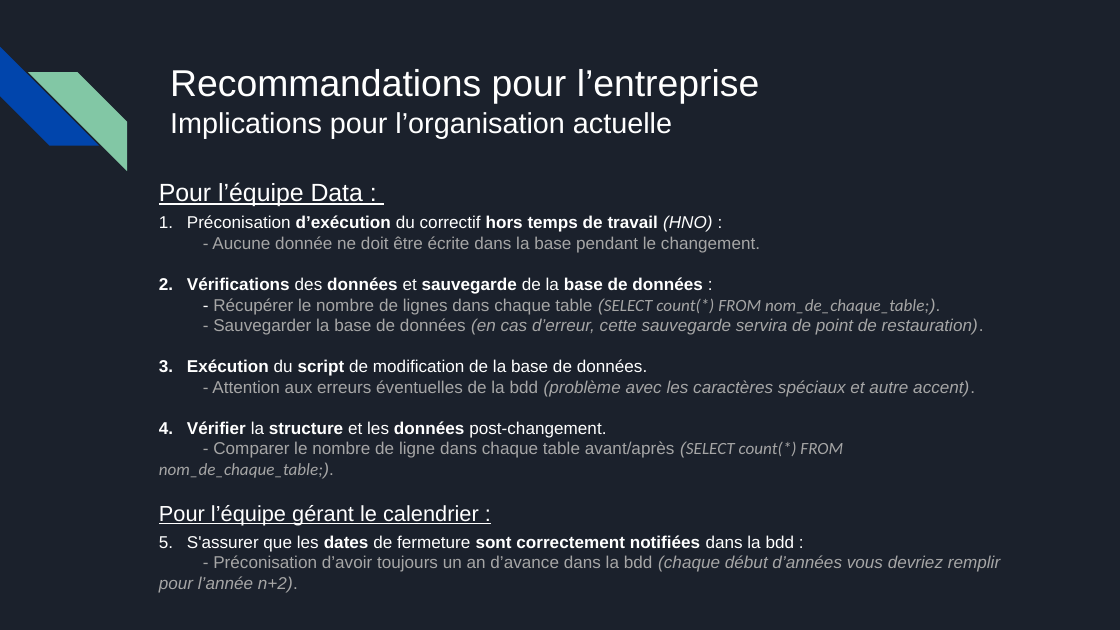
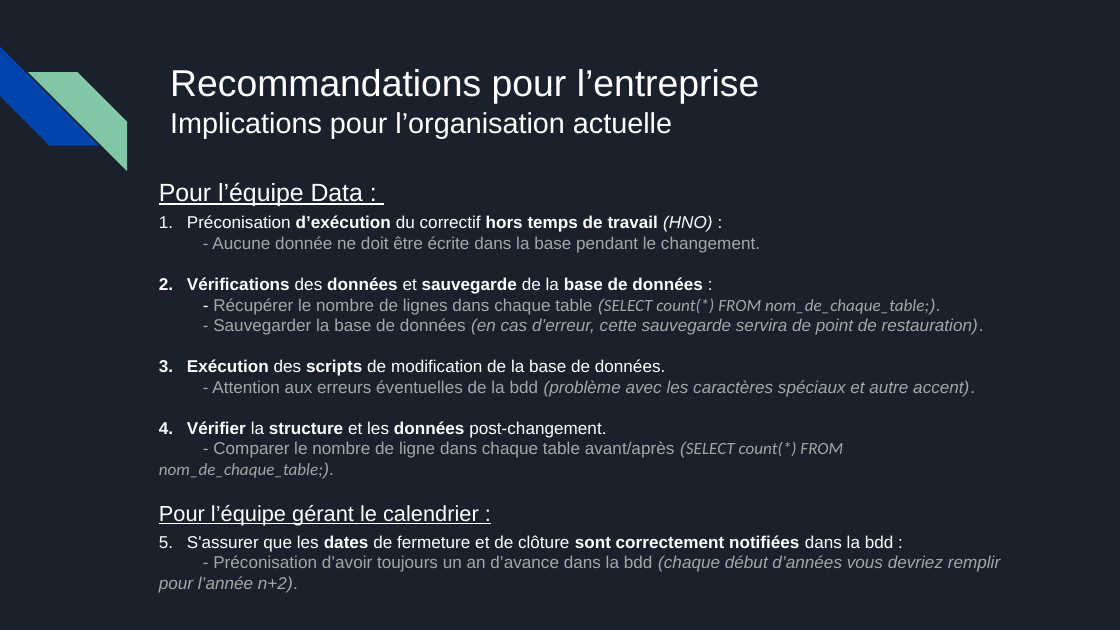
Before and after one commit to merais/formation, a slide deck: slide 18 of P4_Auditez_un_environnement_de_donnees_bailleul_aymeric/P4_Auditez_un_environnement_de_donnees_bailleul_aymeric/ABAI_P4_01_presentation_POC.pptx. Drawn at 1120x630 pixels with LibreOffice and Linux fonts; fonts in the diff are those of the drawing. Boxes give left, top, right and bottom in pixels: in the first picture for what was removed or moved away, otherwise in the second. Text is boxed around its words. In the diff, an @@ line names an element or a change of style, - is before the commit and + after.

```diff
--- a/P4_Auditez_un_environnement_de_donnees_bailleul_aymeric/P4_Auditez_un_environnement_de_donnees_bailleul_aymeric/ABAI_P4_01_presentation_POC.pptx
+++ b/P4_Auditez_un_environnement_de_donnees_bailleul_aymeric/P4_Auditez_un_environnement_de_donnees_bailleul_aymeric/ABAI_P4_01_presentation_POC.pptx
@@ text at <box>187,359,666,376</box>: text changed @@
-3. Exécution du script de modification de la base de données.
+3. Exécution des scripts de modification de la base de données.
@@ text at <box>187,535,894,552</box>: text changed @@
-1. S'assurer que les dates de fermeture sont correctement notifiées dans la bdd :
+1. S'assurer que les dates de fermeture et de clôture sont correctement notifiées dans la bdd :
```
Also in this commit, not shown: 3 other slides changed.
